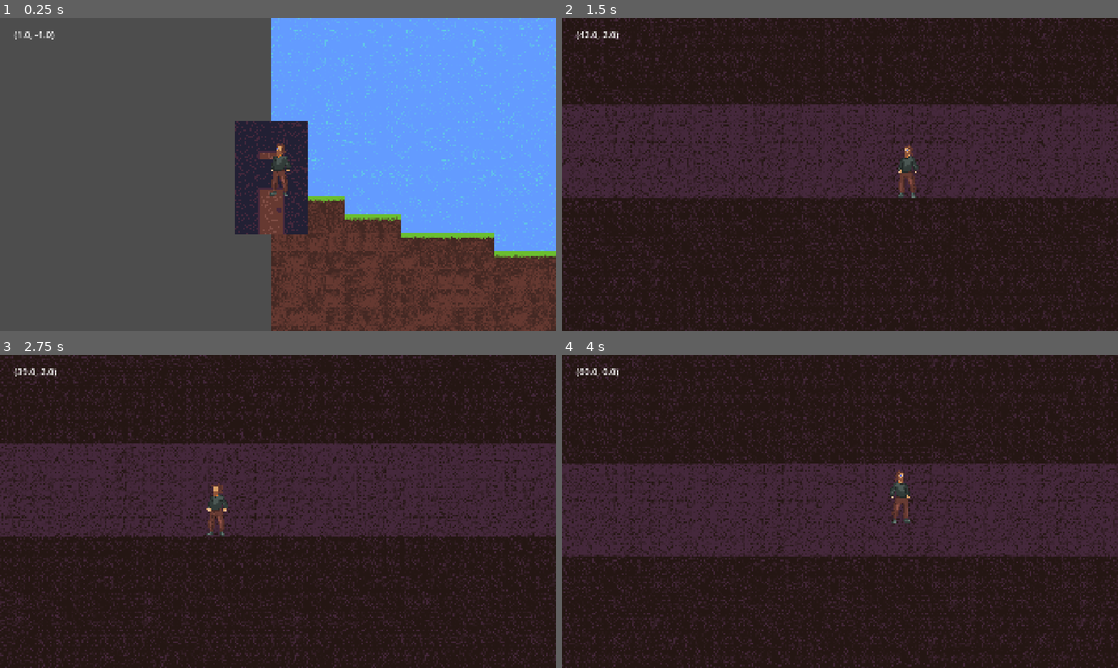
Above: before the commit, frames 1-4 (two rows, left to right).
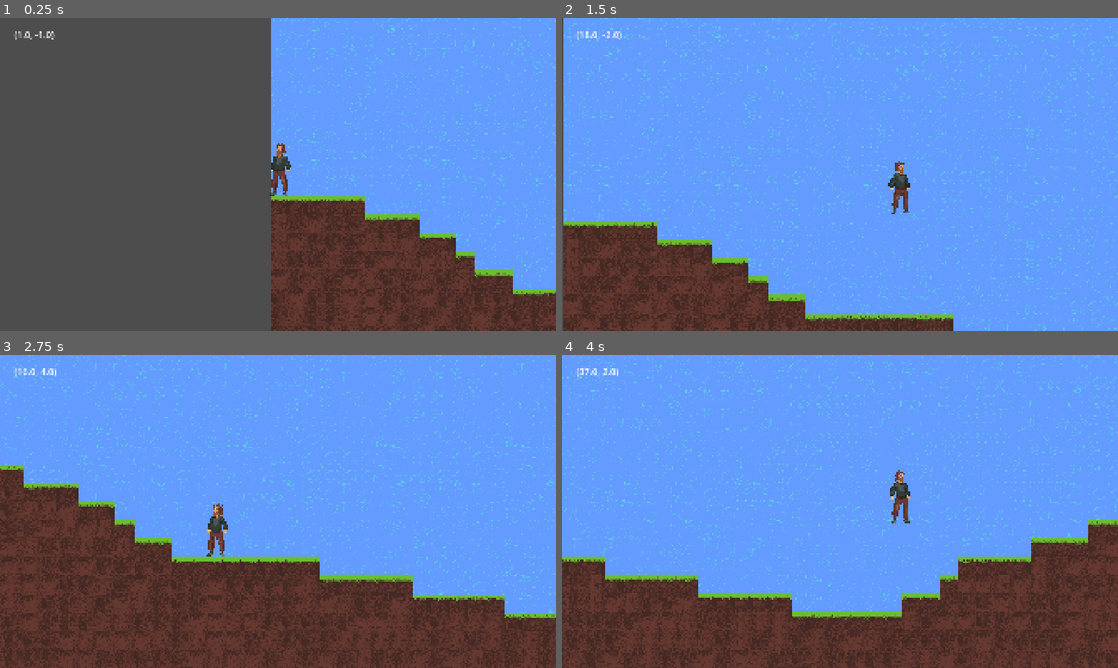
Above: after the commit, the same moments.

Repository: Spino77/godot-DAM
Game: Godot game, scene res://escenas/main.tscn
Two runs of this game, one before a commit and one after it. Both use one fixed random seed, a clock stepped at 60 frames per second and the inputs below.
Inputs:
- Up to frame 1 (0.25 s): no input
- Up to frame 2 (1.5 s): hold D (mov_derecha) from 0.53 s (still down); tap E (select) at 0.6, 1.35 s; tap Space (saltar) at 0.77 s
- Up to frame 3 (2.75 s): tap Space (saltar) at 1.52 s; release D (mov_derecha) at 2.03 s; hold A (mov_izquierda) from 2.03 s (still down); tap E (select) at 2.1 s
- Up to frame 4 (4 s): release A (mov_izquierda) at 2.78 s; hold D (mov_derecha) from 2.78 s (still down); tap E (select) at 2.85, 3.6 s; tap Space (saltar) at 3.02, 3.77 s

The runs differ from the first frame. In frame 1, 11% of the frame differs, in the area x 42-100%, y 0-100%; in frame 2, 99%, in the area x 0-100%, y 0-100%; in frame 3, 96%; in frame 4, 97%.

Commit message:
guardado de cosas al salir en proceso

Diff:
--- a/escenas/map_main.gd
+++ /dev/null
@@ -1 +0,0 @@
-extends Node2D
--- a/project.godot
+++ b/project.godot
@@ -15,6 +15,10 @@
 config/features=PackedStringArray("4.7", "Forward Plus")
 run/max_fps=144
 config/icon="res://sprites/icon.svg"
+
+[autoload]
+
+GlobalVars="*uid://xlqiiw7qcpux"
 
 [display]
 
--- a/scripts/dungeon_entrance.gd
+++ b/scripts/dungeon_entrance.gd
@@ -1,21 +1,23 @@
 extends Node2D
 
-var test = false
+var enter_allow = false
 
 func _ready():
-	pass # Replace with function body.
-
+	pass
 
 func _process(delta: float):
-	if Input.is_action_just_pressed("select") and test:
+	if Input.is_action_just_pressed("select") and enter_allow:
+		GlobalVars.player_pos = Vector2i(self.position.x, self.position.y)
 		get_tree().change_scene_to_file("res://escenas/dungeon.tscn")
+		queue_free()
 
+	if position.x == 0:
+		queue_free()
 
 func _on_area_entrada_body_entered(body):
 	if body.name == "Personaje":
-		test = true
-
+		enter_allow = true
 
 func _on_area_entrada_body_exited(body: Node2D) -> void:
 	if body.name == "Personaje":
-		test = false
+		enter_allow = false
--- /dev/null
+++ b/scripts/global_vars.gd
@@ -0,0 +1,3 @@
+extends Node
+
+var player_pos = Vector2i(16, -64)
--- a/scripts/mapa.gd
+++ b/scripts/mapa.gd
@@ -32,9 +32,9 @@
 	generateplayer()
 
 func generateplayer():
-	var j = player.instantiate()
-	mapa.add_child(j)
-	j.position = Vector2i(16, -64)
+	var player = player.instantiate()
+	mapa.add_child(player)
+	player.position = GlobalVars.player_pos
 
 func generateMap():
 	#lenght of the map
@@ -98,3 +98,11 @@
 		var entrance = dun_entr.instantiate()
 		mapa.add_child(entrance)
 		entrance.position = Vector2i(positions.get(0).to_int(),positions.get(1).to_int())
+
+#TODO | algo no funciona aqui (se tienen que guardar las posiciones de las entradas al cambiar de escena, para tener persistencia :(
+#func _exit_tree():
+	#entrance_pos_array.clear()
+	#for child: Node2D in self.get_children():
+		#if child is Node2D:
+			#entrance_pos_array.append(str(child.position.x) + " | " + str(child.position.y) + " , ")
+	#saveToFile()
Not shown, removed: escenas/map_main.gd.uid
Not shown, added: scripts/global_vars.gd.uid
Binary file changed: test1.txt
Not shown, changed: test1_dungeons.txt
